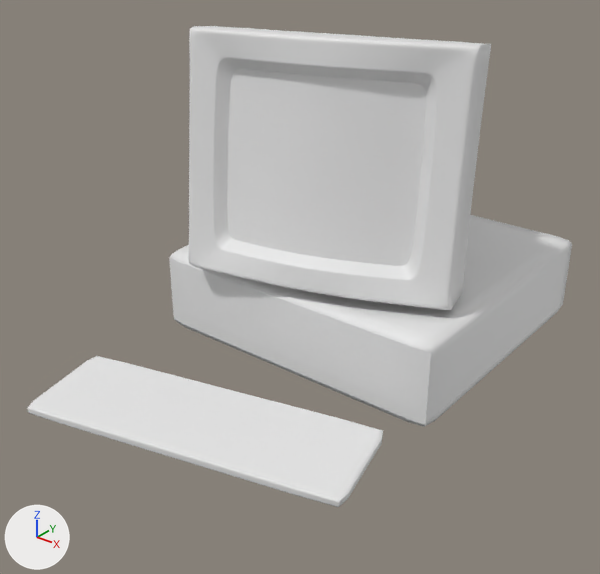
A saved change to the Blender file Modellen/Scenery/pc3.blend.
Before and after are seen from a 50 mm lens placed at (5.38, -9.06, 5.17), pointed at (0.09, -2.45, 1.07). Arrows for +X, +Y and +Z are at lower left; the lights stay in place.

Objects in the first picture: 'PC', 'PCcdkast', 'Scherm', 'Schermbeelscherm', 'Toetsenbord', 'Toetsenbordtoetsenbord'.
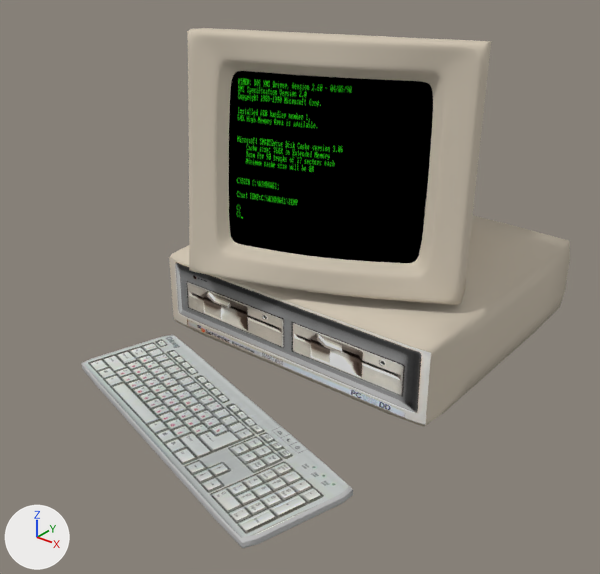
Where the newer file only moved an object's origin or applied its transform, the numbers keep the older frame.

Location of each change, (x1, y1, x2, y2) in pixels of the pictures (600 x 574 px; the box of a moved part takes in the faces that stretch with it):
'Scherm', reshaped, moved, turned
    before: (188, 26, 491, 310)
    after: (187, 28, 491, 305)
'Schermbeelscherm', recoloured, surface changed, moved, turned (grey to black)
    before: (227, 69, 426, 266)
    after: (229, 71, 433, 263)
'Toetsenbordtoetsenbord', recoloured, reshaped, surface changed (white to grey, 24% narrower, 43% taller)
    before: (32, 357, 379, 498)
    after: (84, 336, 349, 538)
'PC', reshaped
    before: (169, 215, 572, 427)
    after: (169, 215, 570, 427)
'PCcdkast', recoloured
    both: (169, 258, 431, 425)
'Toetsenbord', recoloured, turned (white to grey)
    before: (27, 356, 383, 507)
    after: (81, 335, 353, 548)
part 2 of me_cube_004, moved or reshaped
    before: (32, 357, 379, 498)
    after: (84, 336, 349, 538)
part 4 of me_cube_002, deleted
    before: (169, 215, 572, 427)
part 5 of me_cube_001, cut back
    before: (188, 26, 491, 310)
    after: (213, 63, 447, 275)

Patch to the scene script:
```diff
--- a/Modellen/Scenery/pc3.blend.py
+++ b/Modellen/Scenery/pc3.blend.py
@@ me_cube_006 @@
 me_cube_006.from_pydata(...)  # 255 vertices, 224 faces; spans x -1.78..1.78, y 0.0..0.02, z -0.44..0.44
-me_cube_006.materials.append(mat_material_003)  # white #e7e7e7
+me_cube_006.materials.append(mat_case_front)  # picture img_case_front_png
@@ me_cube_005 @@
 me_cube_005.from_pydata(...)  # 1105 vertices, 1024 faces; spans x -1.11..1.11, y -0.05..0.11, z -0.96..0.96
 # used by ob_schermbeelscherm; location = (0.2, -2.3, 2.44); rotation_euler = (-0.127, 0.0, 0.291), in degrees (-7.3, 0, 17)
-me_cube_005.materials.append(mat_material_004)  # white #e7e7e7
+# me_cube_005 part 1: texture (UV) coordinates changed
+me_cube_005.materials.append(mat_monitor_pc1)  # picture img_monitor_pc1_jpg
@@ me_cube_004 @@
 # used by ob_toetsenbordtoetsenbord; location = (0.0, -4.0, 0.09); rotation_euler = (0.0, 0.0, 0.244), in degrees (0, 0, 14); scale = (1.85, 0.617, 0.0453)
-me_cube_004.from_pydata(...)  # 81 vertices, 64 faces; spans x -0.98..0.98, y -0.98..0.98, z -0.04..0.0
-me_cube_004.materials.append(mat_material_002)  # white #e7e7e7
+me_cube_004.from_pydata(...)  # 81 vertices, 64 faces; spans x -0.99..0.99, y -2.27..2.27, z -0.04..0.0
+# me_cube_004 part 2: the whole mesh is multiplied about its middle by the matrix ((-0.864, -0.168, 0.0), (1.507, -0.864, 0.0), (0.0, 0.0, 1.0))
+# me_cube_004 part 3: texture (UV) coordinates changed
+me_cube_004.materials.append(mat_keyboard)  # picture img_keyboard_jpg
@@ me_cube_003 @@
 me_cube_003.from_pydata(...)  # 337 vertices, 320 faces; spans x -1.0..1.0, y -1.0..1.0, z -0.8..1.18
+me_cube_003.materials.append(mat_case)  # picture img_case_jpg
@@ me_cube_002 @@
 # used by ob_pc; location = (0.0, -0.66, 0.5); scale = (1.06, 1.0, 1.0)
-me_cube_002.from_pydata(...)  # 1343 vertices, 1312 faces; spans x -1.81..1.81, y -1.97..1.66, z -0.5..0.5
+me_cube_002.from_pydata(...)  # 141 vertices, 172 faces; spans x -1.81..1.81, y -1.97..1.66, z -0.5..0.5
+# me_cube_002 part 4: 1202 vertices removed from x -1.81..1.81, y -1.97..1.66, z -0.5..0.5
+me_cube_002.materials.append(mat_pc_case)  # picture img_pc_case_jpg
@@ me_cube_001 @@
 # used by ob_scherm; location = (-0.2, -0.97, 2.21); rotation_euler = (-0.127, 0.0, 0.291), in degrees (-7.3, 0, 17)
-me_cube_001.from_pydata(...)  # 10674 vertices, 10624 faces; spans x -1.57..1.57, y -1.57..1.76, z -1.3..1.41
+me_cube_001.from_pydata(...)  # 2876 vertices, 3170 faces; spans x -1.57..1.57, y -1.57..1.76, z -1.3..1.41
+# me_cube_001 part 5: 38 vertices moved within x -1.21..1.21, y -1.5..-1.31, z -0.99..1.09; 7798 vertices removed from x -1.57..1.57, y -1.57..1.76, z -1.3..1.41
+me_cube_001.materials.append(mat_pc_case)  # picture img_pc_case_jpg
@@ ob_schermbeelscherm @@
 ob_schermbeelscherm = bpy.data.objects.new('Schermbeelscherm', me_cube_005)
-ob_schermbeelscherm.location = (0.2, -2.3, 2.44)
-ob_schermbeelscherm.rotation_euler = (-0.127, 0.0, 0.291)  # degrees (-7.3, 0, 17)
+ob_schermbeelscherm.location = (0.27, -2.28, 2.44)
+ob_schermbeelscherm.rotation_euler = (-0.127, 0.0, 0.393)  # degrees (-7.3, 0, 23)
@@ ob_toetsenbord @@
 ob_toetsenbord.location = (0.0, -4.0, 0.04)
-ob_toetsenbord.rotation_euler = (0.0, 0.0, 0.244)  # degrees (0, 0, 14)
+ob_toetsenbord.rotation_euler = (0.0, 0.0, -0.284)  # degrees (0, 0, -16)
 ob_toetsenbord.scale = (1.85, 0.617, 0.0453)
@@ ob_scherm @@
 ob_scherm = bpy.data.objects.new('Scherm', me_cube_001)
-ob_scherm.location = (-0.2, -0.97, 2.21)
-ob_scherm.rotation_euler = (-0.127, 0.0, 0.291)  # degrees (-7.3, 0, 17)
+ob_scherm.location = (-0.27, -0.99, 2.21)
+ob_scherm.rotation_euler = (-0.127, 0.0, 0.393)  # degrees (-7.3, 0, 23)
```
